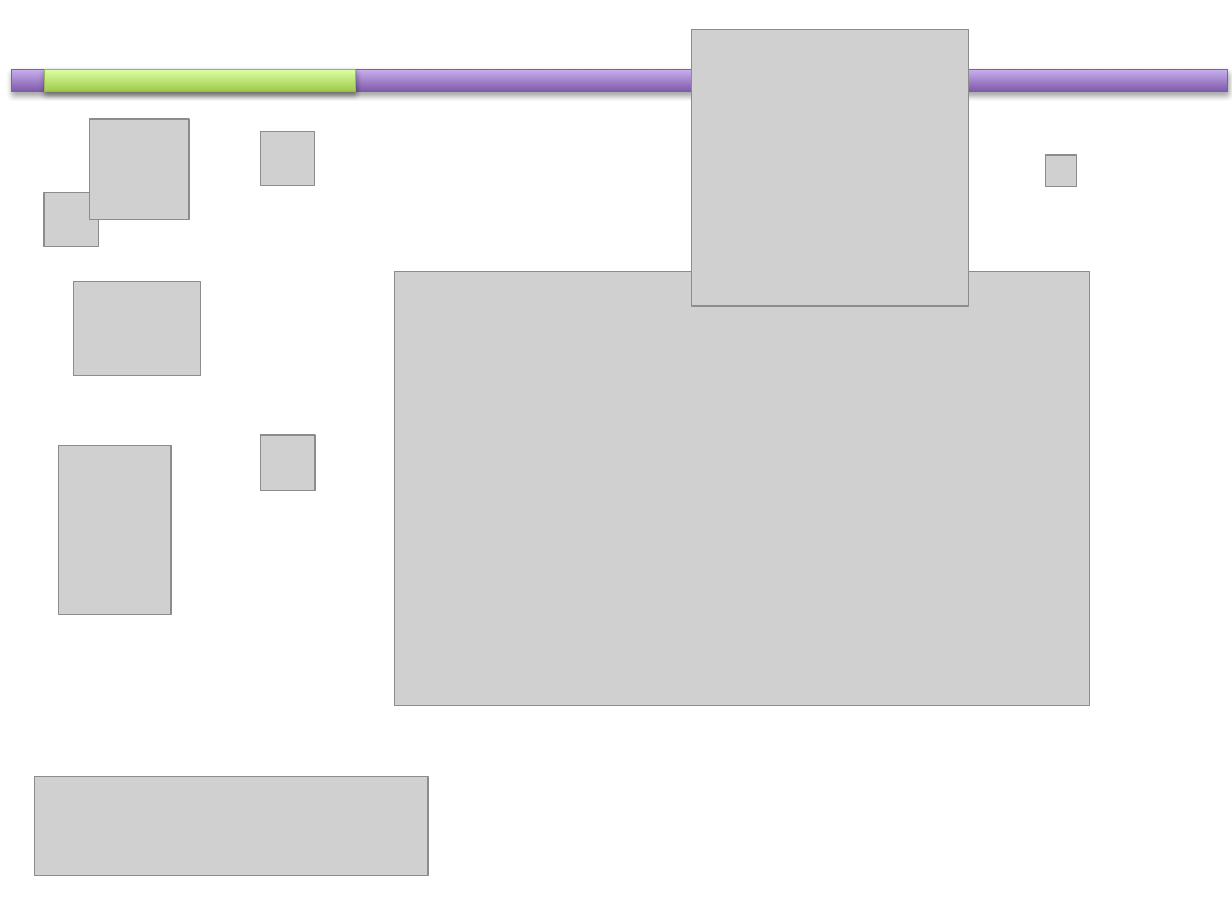
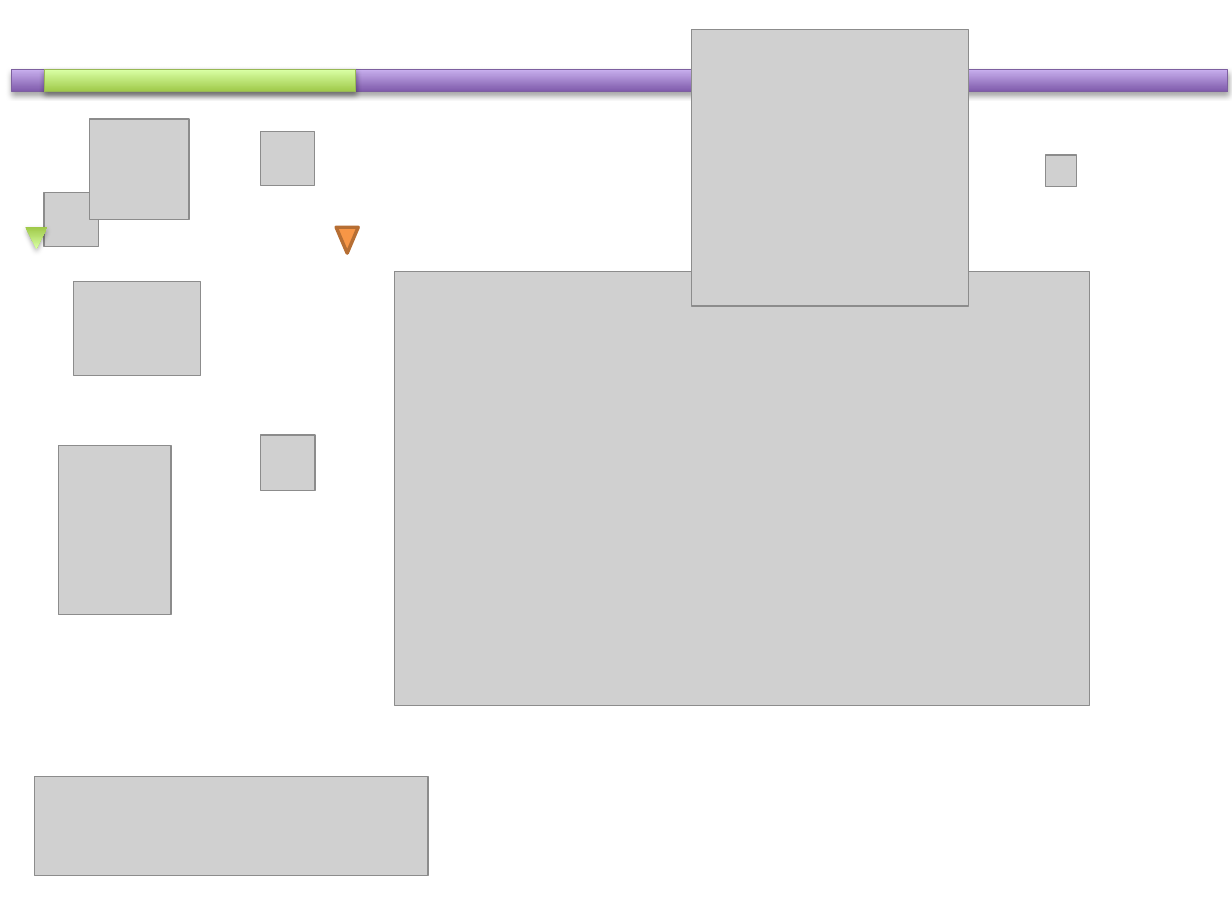
Before and after one commit to etayki/heyDude, a slide deck: slide 4 of GraphicDesign.pptx. Drawn at 1232x924 pixels with LibreOffice and Linux fonts; fonts in the diff are those of the drawing; grey boxes stand for pictures. Boxes give left, top, right and bottom in pixels: in the first picture for what was removed or moved away, otherwise in the second. Text is boxed around its words. In the diff, an @@ line names an element or a change of style, - is before the commit and + after.

```diff
--- a/GraphicDesign.pptx
+++ b/GraphicDesign.pptx
@@ triangle added at box(26, 228, 48, 249), fill gradient #A0CA4A to #DAFFA5 @@
@@ triangle added at box(336, 228, 359, 254), fill #F79646, outline #B76F34 2 pt @@
```
Also in this commit, not shown: 1 other slide changed.
